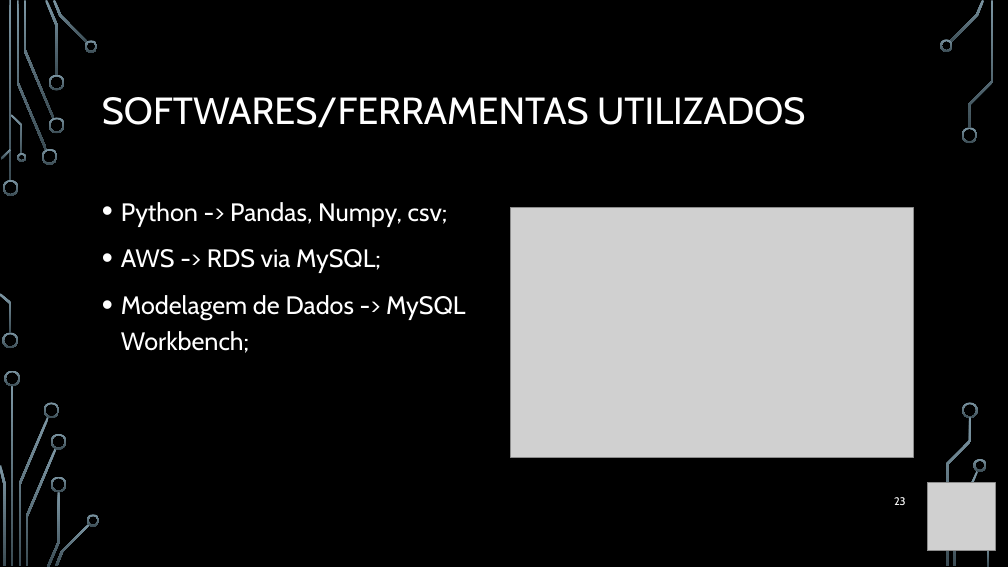
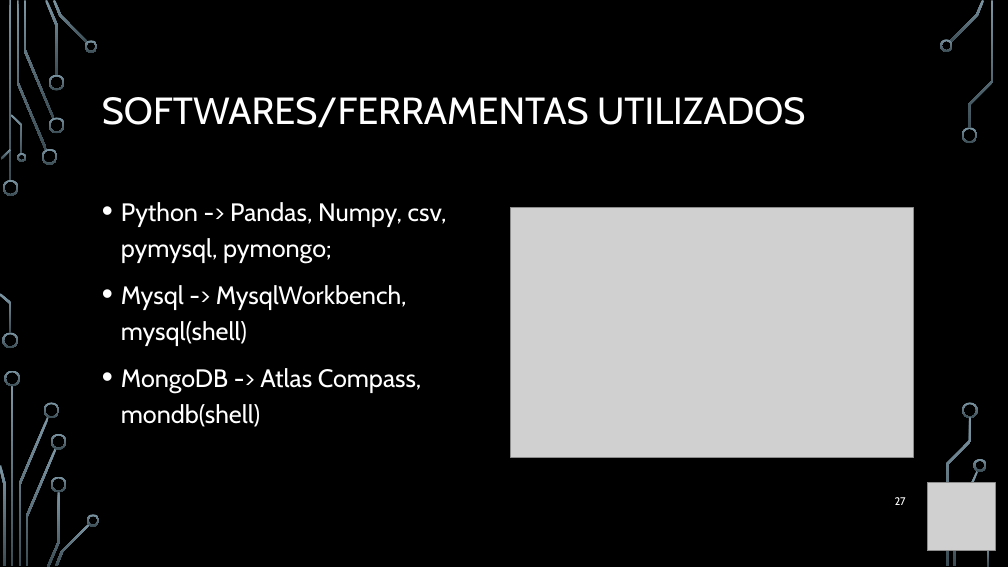
Before and after one commit to WilianCavassin/DataEngineer_Olist, a slide deck: slide 27 of Presentations/Work at olist [Autosaved].pptx (slide 23 before the commit). Drawn at 1008x567 pixels with LibreOffice and Linux fonts; fonts in the diff are those of the drawing; grey boxes stand for pictures; background and template pictures are left out. Boxes give left, top, right and bottom in pixels: in the first picture for what was removed or moved away, otherwise in the second. Text is boxed around its words. In the diff, an @@ line names an element or a change of style, - is before the commit and + after.

```diff
--- a/Presentations/Work at olist [Autosaved].pptx
+++ b/Presentations/Work at olist [Autosaved].pptx
@@ text at [121,202,447,427]: text changed @@
-• Python -> Pandas, Numpy, csv;
-• AWS -> RDS via MySQL;
-• Modelagem de Dados -> MySQL Workbench;
+• Python -> Pandas, Numpy, csv, pymysql, pymongo;
+• Mysql -> MysqlWorkbench, mysql(shell)
+• MongoDB -> Atlas Compass, mondb(shell)
@@ page number at [895,497,906,505]: text changed @@
-23
+27
```
Also in this commit, not shown: 9 other slides changed, 5 slides added, 3 slides removed, 7 other files.
